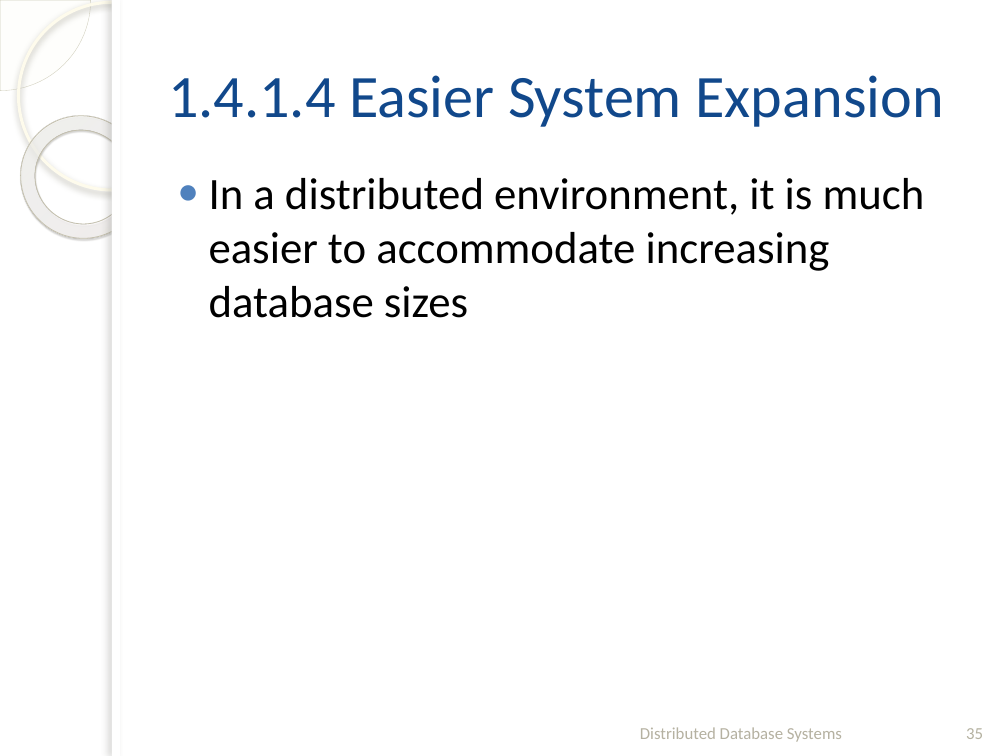
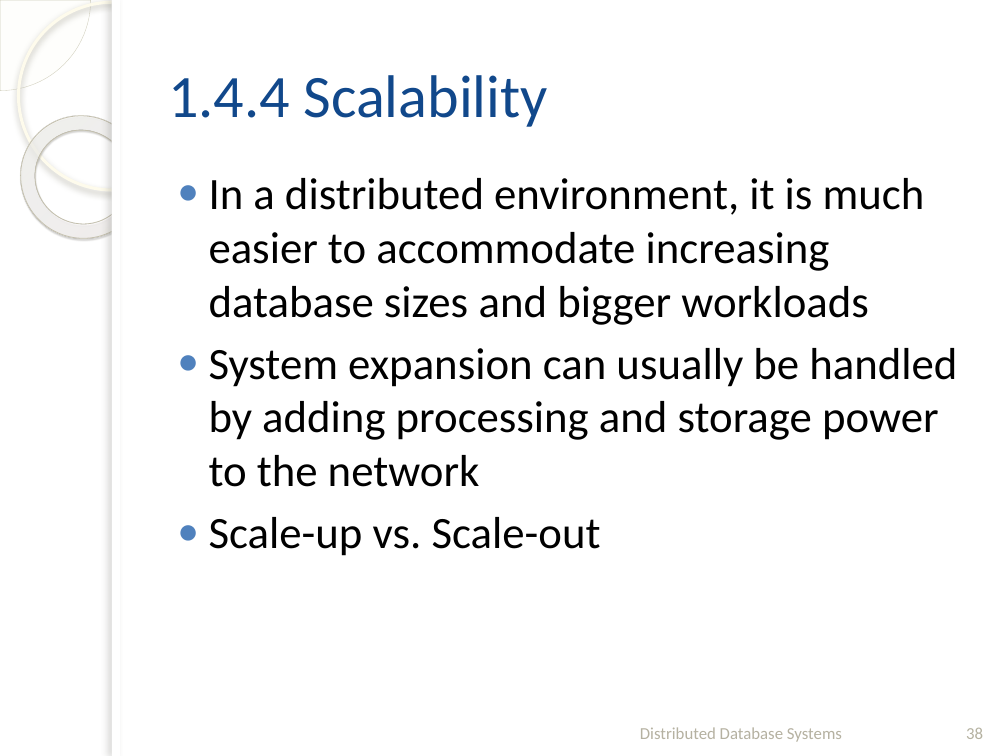
Before and after one commit to fanju1984/ddb, a slide deck: slide 38 of Fall_2020/Slides/01-Introduction.pptx (slide 35 before the commit). Drawn at 1008x756 pixels with LibreOffice and Linux fonts; fonts in the diff are those of the drawing; background and template pictures are left out. Boxes give left, top, right and bottom in pixels: in the first picture for what was removed or moved away, otherwise in the second. Text is boxed around its words. In the diff, an @@ line names an element or a change of style, - is before the commit and + after.

```diff
--- a/Fall_2020/Slides/01-Introduction.pptx
+++ b/Fall_2020/Slides/01-Introduction.pptx
@@ title at (x1=168, y1=75, x2=547, y2=127): text changed @@
-1.4.1.4 Easier System Expansion
+1.4.4 Scalability
@@ text at (x1=209, y1=178, x2=957, y2=556): text changed @@
-● In a distributed environment, it is much easier to accommodate increasing database sizes
+● In a distributed environment, it is much easier to accommodate increasing database sizes and bigger workloads
+● System expansion can usually be handled by adding processing and storage power to the network
+● Scale-up vs. Scale-out
@@ page number at (x1=966, y1=728, x2=983, y2=739): text changed @@
-35
+38
```
Also in this commit, not shown: 13 other slides changed, 9 slides added, 7 slides removed, 7 other files.
